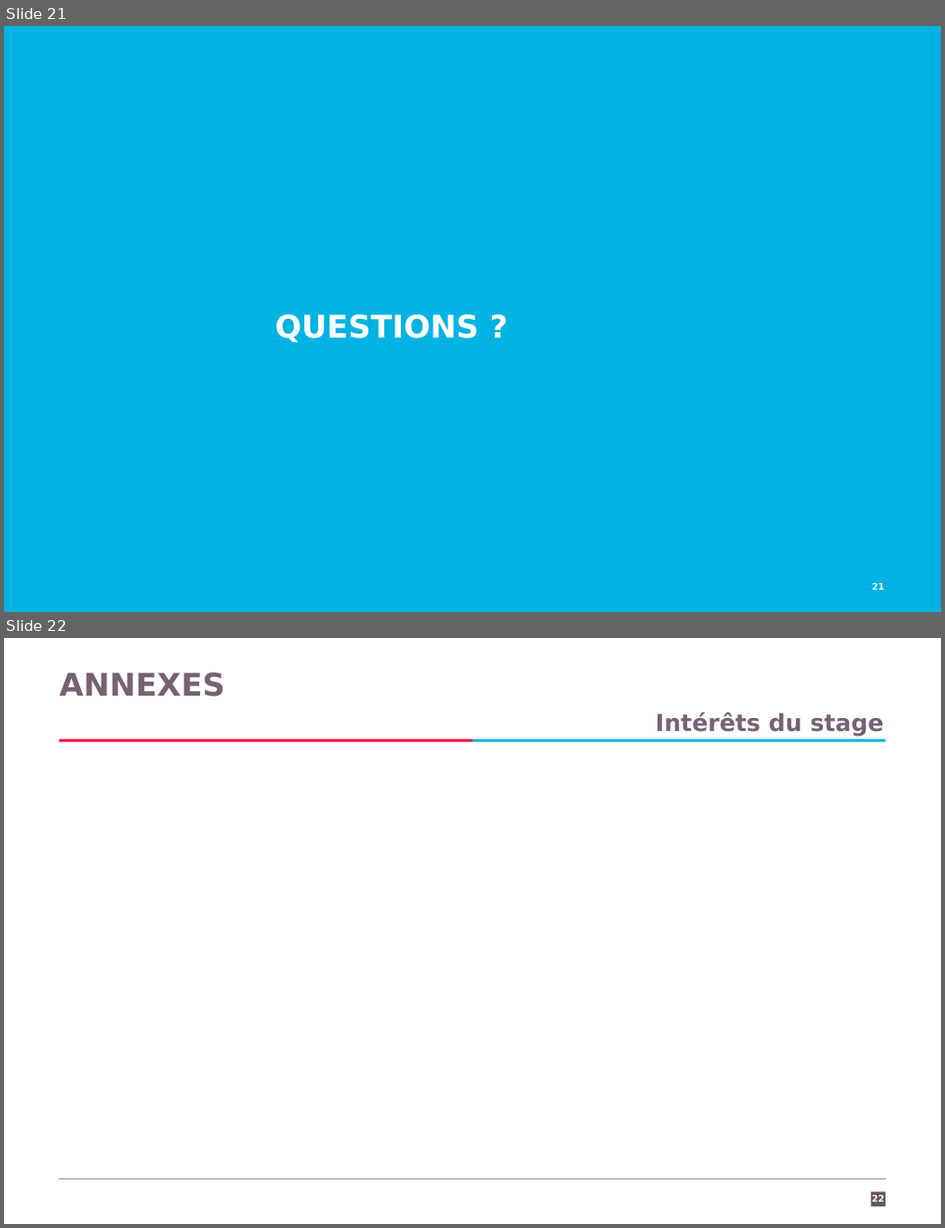
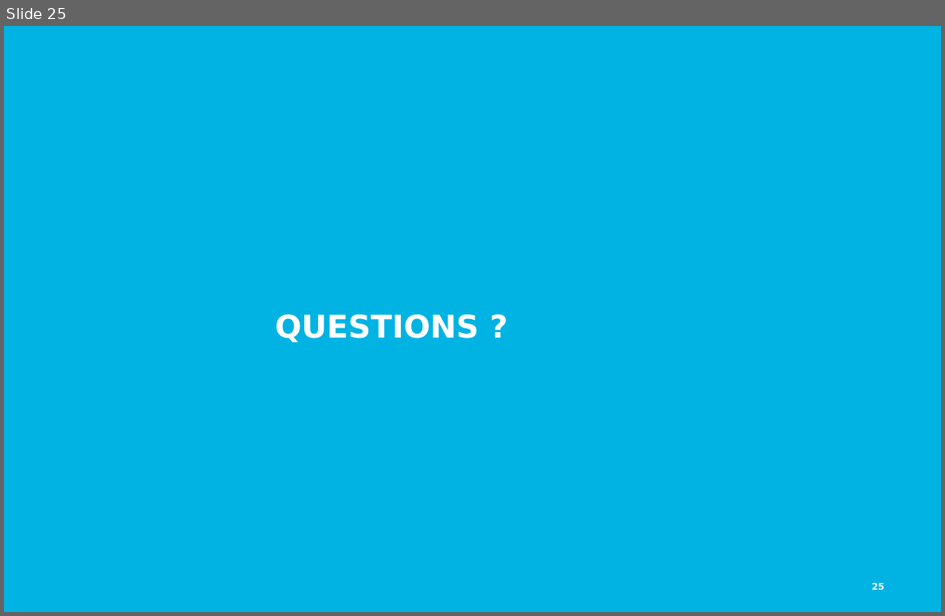
Before and after one commit to Kingsousse/Intership-Report-CRM, a slide deck: presentation.pptx. Shown one above the other, each under a label of ours: slides 21 and 22 before the commit, slide 25 after it. The pictures are 945x1228 and 945x616 pixels, drawn with LibreOffice and Linux fonts; fonts in the diff are those of the drawing; background and template pictures are left out. Boxes give left, top, right and bottom in pixels: in the first picture for what was removed or moved away, otherwise in the second. Text is boxed around its words. In the diff, an @@ line names an element or a change of style, - is before the commit and + after.

```diff
--- a/presentation.pptx
+++ b/presentation.pptx
@@ slide 22 removed at bbox=[4, 638, 941, 1224], background #FFFFFF @@
@@ title removed at bbox=[60, 672, 225, 697] @@
-ANNEXES
@@ text removed at bbox=[656, 712, 884, 737] @@
-  Intérêts du stage
@@ rectangle removed at bbox=[59, 739, 473, 742] @@
@@ rectangle removed at bbox=[473, 739, 887, 742] @@
@@ line removed from (59, 1179) to (887, 1179) @@
@@ rectangle removed at bbox=[871, 1192, 887, 1207] @@
@@ page number removed at bbox=[873, 1195, 886, 1202] @@
-22
@@ what was slide 21 is now slide 25 @@
@@ page number at bbox=[873, 583, 886, 590]: text changed @@
-21
+25
```
Also in this commit, not shown: 9 slides changed, 6 slides added, 2 other slides removed.
